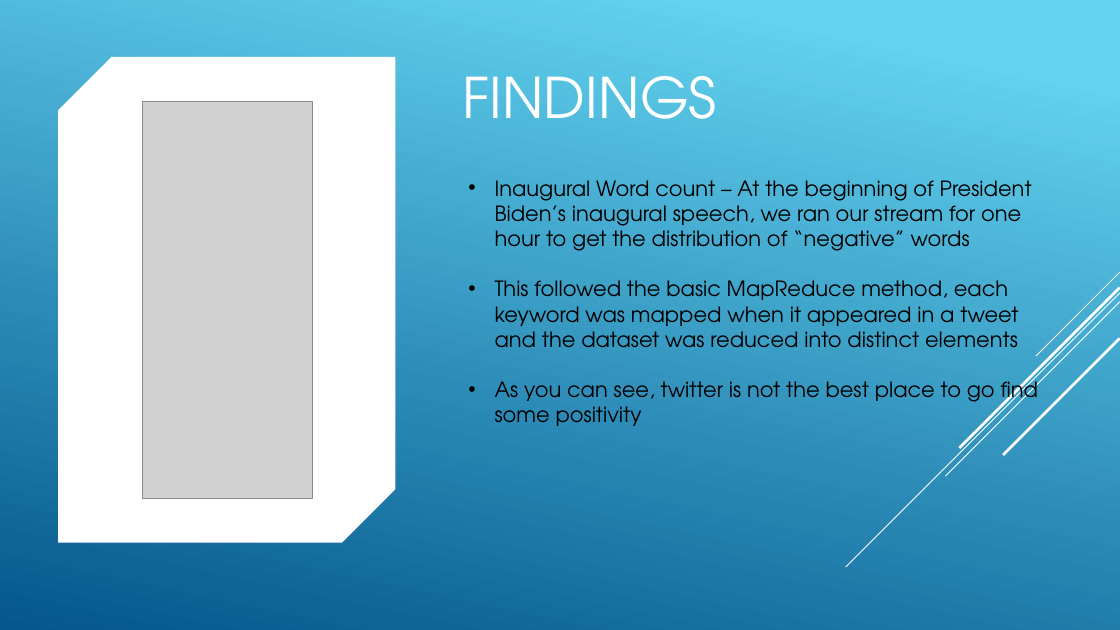
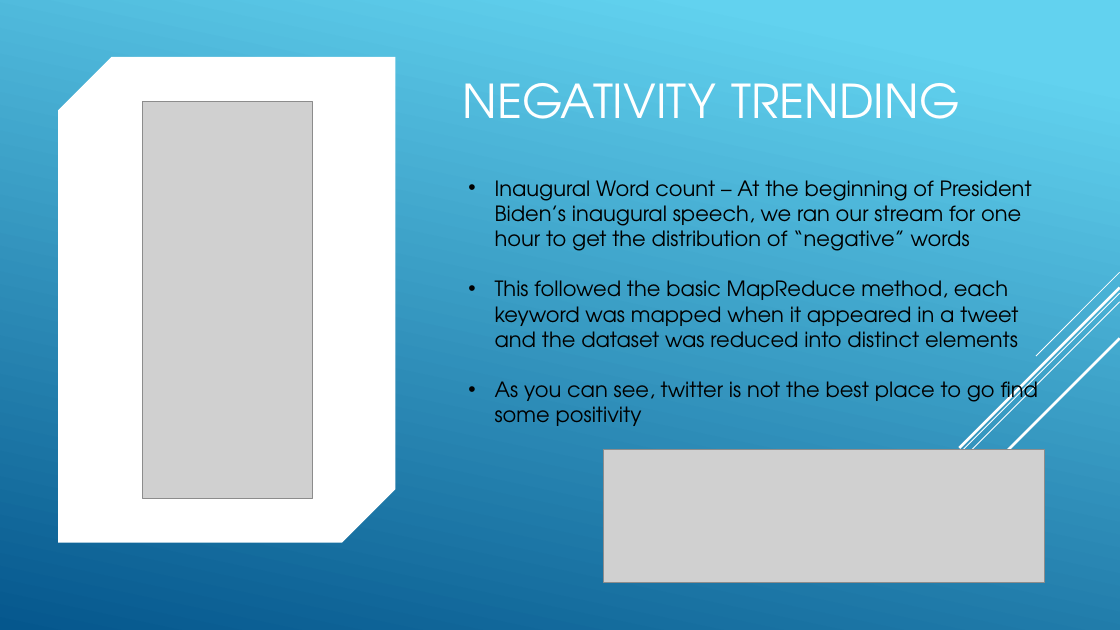
Before and after one commit to revature-scalawags/Project2-Group6, a slide deck: slide 9 of Group Twitter Stream - Project1.pptx (slide 7 before the commit). Drawn at 1120x630 pixels with LibreOffice and Linux fonts; fonts in the diff are those of the drawing; grey boxes stand for pictures. Boxes give left, top, right and bottom in pixels: in the first picture for what was removed or moved away, otherwise in the second. Text is boxed around its words. In the diff, an @@ line names an element or a change of style, - is before the commit and + after.

Commit message:
ppt update.

```diff
--- a/Group Twitter Stream - Project1.pptx
+++ b/Group Twitter Stream - Project1.pptx
@@ title at (463, 83, 960, 119): text changed; size 48 to 40 pt @@
-FINDINGS
+NEGATIVITY TRENDING
@@ picture added at (603, 450, 1044, 582) @@
```
Also in this commit, not shown: 3 slides added, 3 other files.
